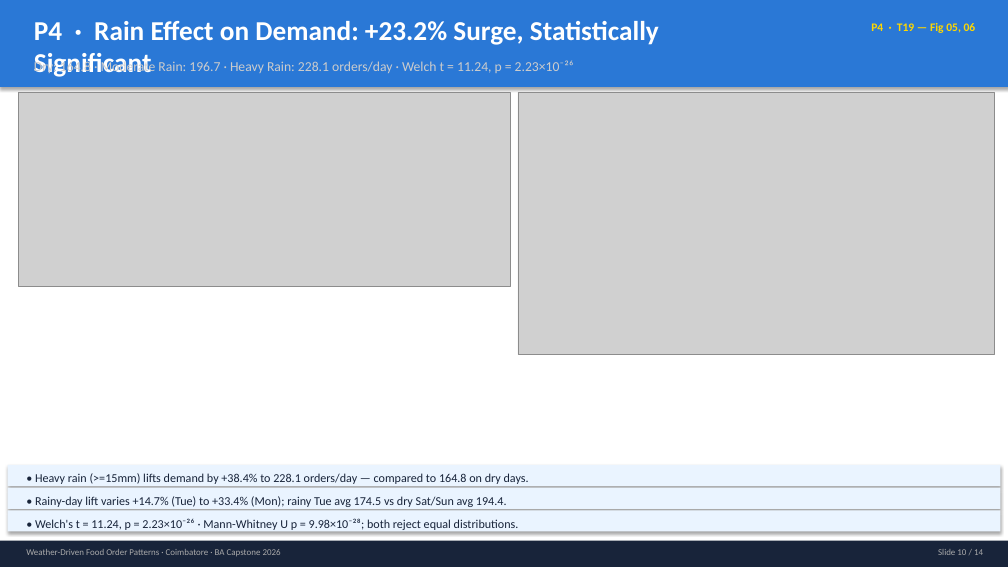
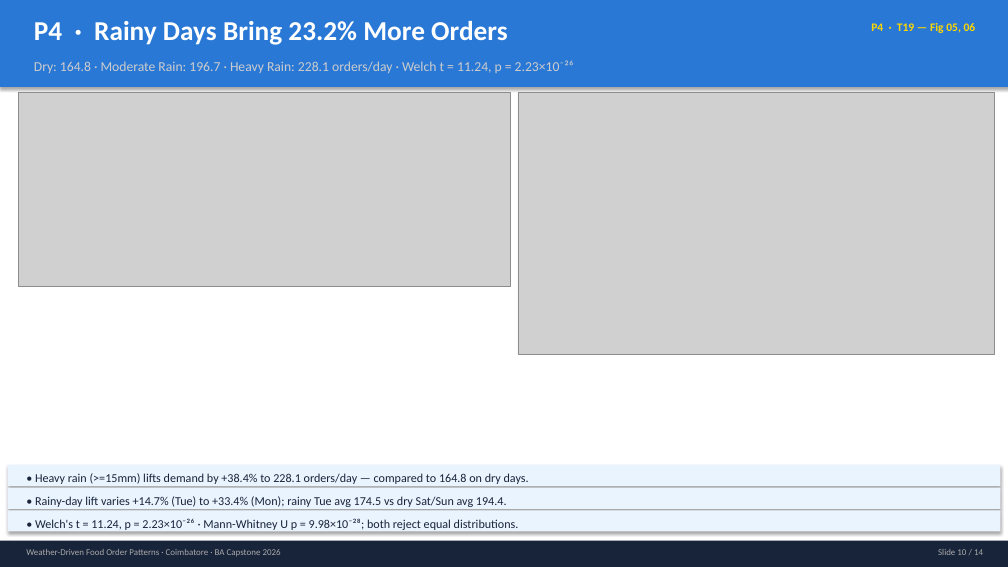
Before and after one commit to priyagarnet20-ops/weather-food-orders, a slide deck: slide 10 of slides/review1/review1_deck.pptx. Drawn at 1008x567 pixels with LibreOffice and Linux fonts; fonts in the diff are those of the drawing; grey boxes stand for pictures. Boxes give left, top, right and bottom in pixels: in the first picture for what was removed or moved away, otherwise in the second. Text is boxed around its words. In the diff, an @@ line names an element or a change of style, - is before the commit and + after.

```diff
--- a/slides/review1/review1_deck.pptx
+++ b/slides/review1/review1_deck.pptx
@@ text at (x1=34, y1=21, x2=507, y2=45): text changed @@
-P4 · Rain Effect on Demand: +23.2% Surge, Statistically Significant
+P4 · Rainy Days Bring 23.2% More Orders
```
Also in this commit, not shown: 2 other slides changed, 1 other file.
